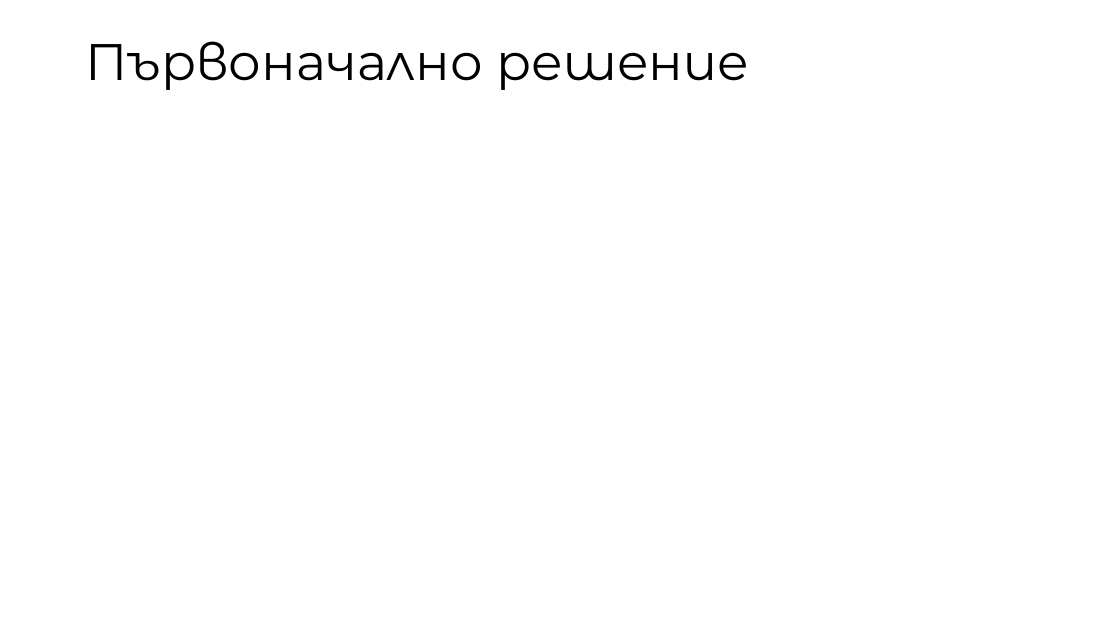
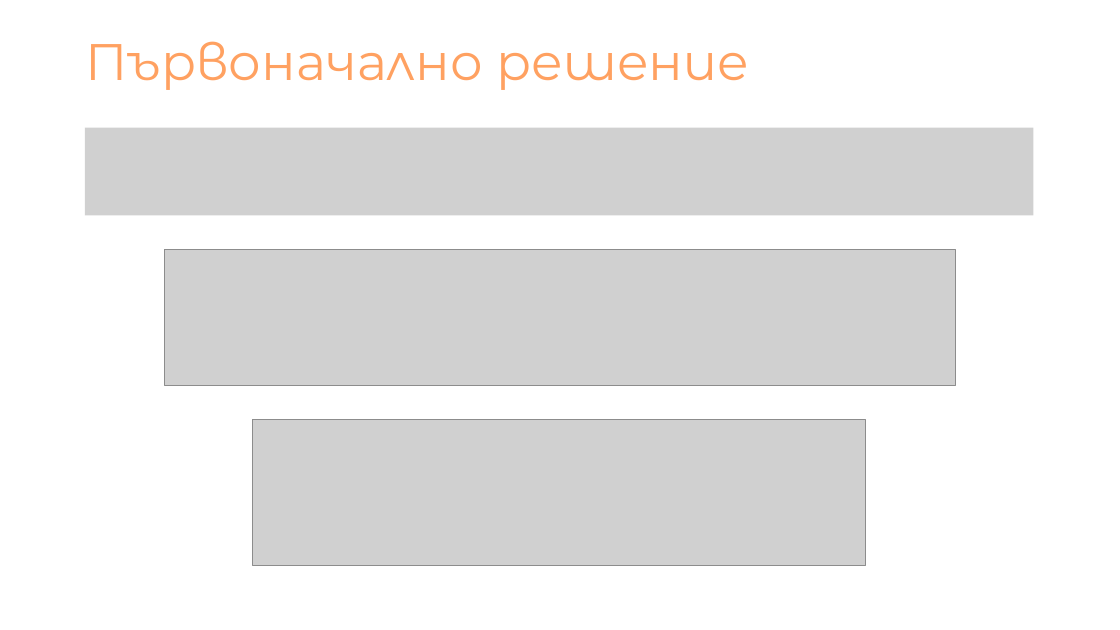
Before and after one commit to NikolaTotev/AMMRP-Course-Project, a slide deck: slide 8 of Presentation Materials/Калибриране на MEMS Акселерометри.pptx. Drawn at 1120x630 pixels with LibreOffice and Linux fonts; fonts in the diff are those of the drawing; grey boxes stand for pictures. Boxes give left, top, right and bottom in pixels: in the first picture for what was removed or moved away, otherwise in the second. Text is boxed around its words. In the diff, an @@ line names an element or a change of style, - is before the commit and + after.

```diff
--- a/Presentation Materials/Калибриране на MEMS Акселерометри.pptx
+++ b/Presentation Materials/Калибриране на MEMS Акселерометри.pptx
@@ title "Първоначално решение" at <box>85,41,749,90</box>: text colour #000000 to #FFA161 @@
@@ picture added at <box>85,128,1033,215</box> @@
@@ picture added at <box>165,250,956,385</box> @@
@@ picture added at <box>253,419,865,565</box> @@
```
Also in this commit, not shown: 9 other slides changed, 1 slide added, 7 other files.
